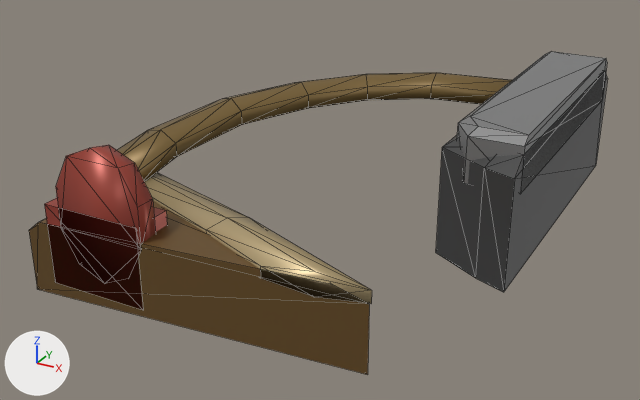
The glTF model public/models/enemies/newsh4-10.glb as it was, and as the next commit left it.
The view is the same before and after, from a 50 mm camera at (1.77, -3.24, 1.49) aimed at (0.12, -0.24, -0.01). Every picture has the same lights, and +X, +Y and +Z are marked at lower left. The first picture is the older version. Mesh edges are drawn as thin lines. Vertices at exactly the same position are counted once.

Objects in the first picture: 'newsh4-10'.
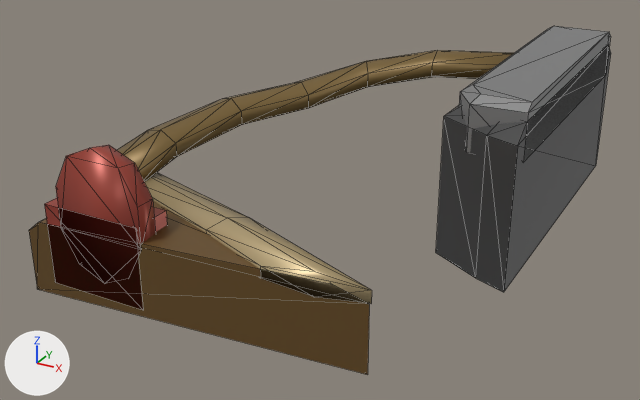
Changed parts and their boxes [x1, y1, x2, y2] in the pictures (640 x 400 px; the box of a moved part takes in the faces that stretch with it):
'newsh4-10', reshaped (8% taller): before [29, 52, 607, 375]; after [29, 26, 611, 375]
part 1 of me_newsh4_10, moved or reshaped: before [457, 52, 607, 193]; after [459, 26, 611, 163]
part 2 of me_newsh4_10, moved or reshaped: before [296, 74, 367, 108]; after [295, 61, 368, 108]
part 3 of me_newsh4_10, moved or reshaped: before [366, 73, 513, 104]; after [366, 50, 514, 87]
part 4 of me_newsh4_10, moved or reshaped: before [436, 135, 595, 292]; after [436, 105, 595, 292]
part 5 of me_newsh4_10, moved or reshaped: before [515, 73, 607, 179]; after [518, 46, 611, 166]

What changed in the scene script:
```text
Change me_newsh4_10:
    used by ob_newsh4_10; location = (0.0, 0.0, 0.0)
    remove me_newsh4_10.from_pydata(...)  # 137 vertices, 246 faces; spans x -0.67..1.0, y -1.17..0.96, z -0.18..0.46
    add me_newsh4_10.from_pydata(...)  # 137 vertices, 246 faces; spans x -0.67..1.0, y -1.17..0.96, z -0.18..0.58
    me_newsh4_10 part 1: the loose piece of 15 vertices spanning x 0.71..1.0, y -0.38..0.9, z 0.25..0.46 is moved by (0.0, 0.0, 0.12)
    me_newsh4_10 part 2: all 6 vertices in x 0.03..0.13, y 0.16..0.34, z 0.29..0.41 are moved by (0.0, 0.0, 0.06)
    me_newsh4_10 part 3: all 6 vertices in x 0.36..0.39, y 0.26..0.46, z 0.31..0.43 are moved by (0.0, 0.0, 0.1)
    me_newsh4_10 part 4: all 6 vertices in x 0.67..1.0, y -0.47..-0.24, z 0.34..0.4 are moved by (0.0, 0.0, 0.12)
    me_newsh4_10 part 5: all 4 vertices in x 0.71..1.0, y 0.88..0.96, z 0.34..0.4 are moved by (0.0, 0.0, 0.12)
    other edits to the shape of me_newsh4_10 do not show in these pictures
```
